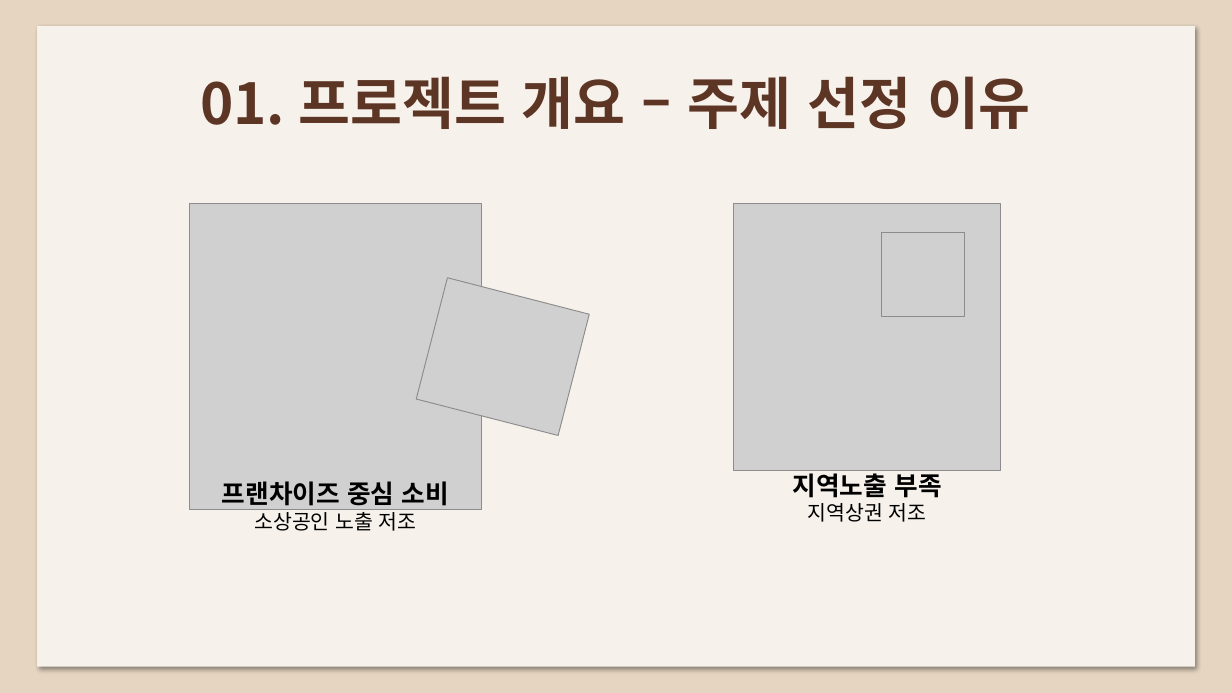
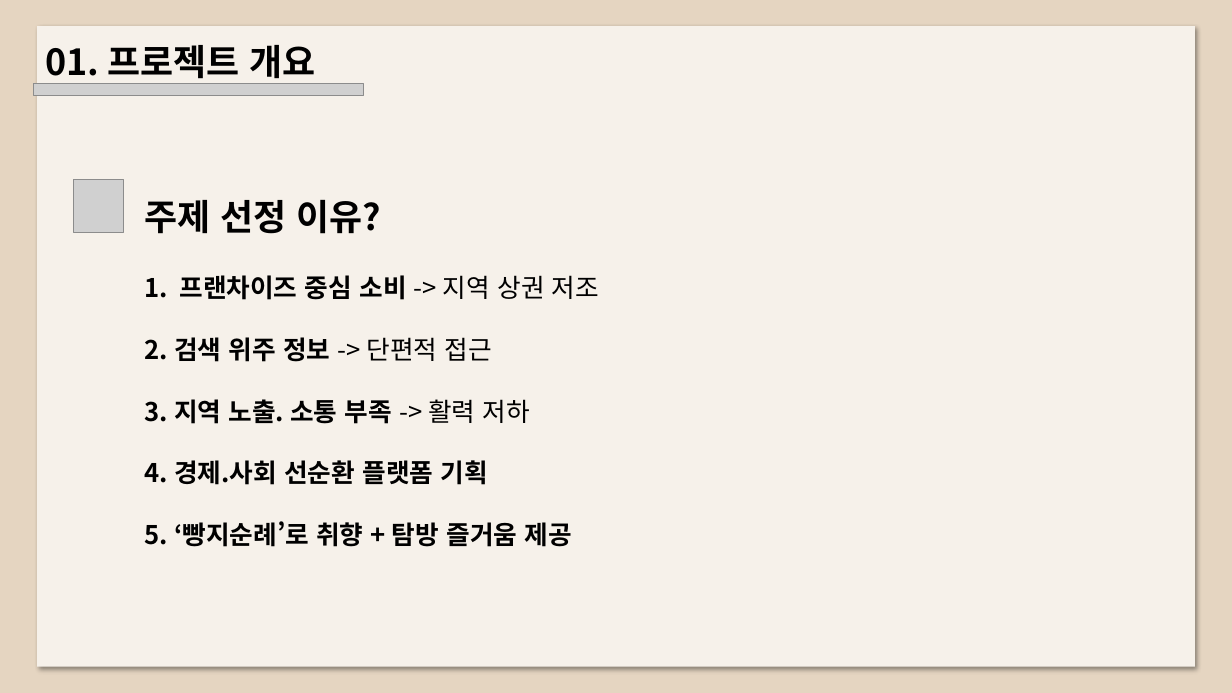
Before and after one commit to jflower52/portfolio, a slide deck: slide 5 of report/todayhanbbang.pptx. Drawn at 1232x693 pixels with LibreOffice and Linux fonts; fonts in the diff are those of the drawing; grey boxes stand for pictures. Boxes give left, top, right and bottom in pixels: in the first picture for what was removed or moved away, otherwise in the second. Text is boxed around its words. In the diff, an @@ line names an element or a change of style, - is before the commit and + after.

```diff
--- a/report/todayhanbbang.pptx
+++ b/report/todayhanbbang.pptx
@@ text at box(46, 45, 316, 84): text changed; size 44 to 28 pt; text colour #5D3525 to #000000 @@
-01. 프로젝트 개요 – 주제 선정 이유
+01. 프로젝트 개요
@@ picture added at box(34, 84, 364, 95) @@
@@ picture added at box(74, 179, 124, 232) @@
@@ text added at box(145, 200, 599, 547), 20 pt, text #000000, bold @@
+주제 선정 이유?
+1. 프랜차이즈 중심 소비 -> 지역 상권 저조
+2. 검색 위주 정보 -> 단편적 접근
+3. 지역 노출. 소통 부족 -> 활력 저하
+4. 경제.사회 선순환 플랫폼 기획
+5. ‘빵지순례’로 취향 + 탐방 즐거움 제공
@@ picture removed at box(189, 203, 482, 509) @@
@@ picture removed at box(734, 204, 1001, 471) @@
@@ picture removed at box(882, 233, 965, 316) @@
@@ picture removed at box(416, 278, 590, 436) @@
@@ text removed at box(793, 470, 941, 522) @@
-지역노출 부족
-지역상권 저조
@@ text removed at box(222, 481, 449, 531) @@
-프랜차이즈 중심 소비
-소상공인 노출 저조
```
Also in this commit, not shown: 21 other slides changed, 9 slides added, 10 slides removed, 1 other file.
